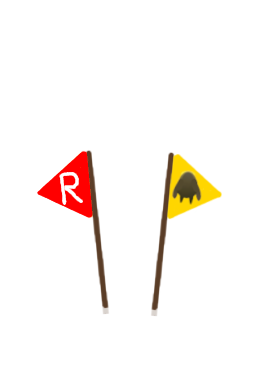
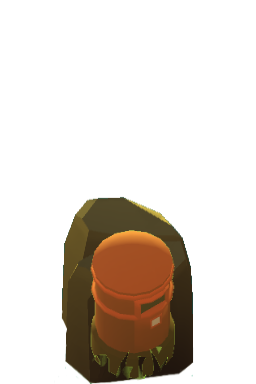
Layers edited between the first and the second (256, 384) image:
showed "Layer #2" over [90, 230, 175, 381]
added layer "Transformation" above "Pasted Layer #1" over [54, 196, 194, 384]
showed "Pasted Layer #1", painted on it over [54, 150, 194, 384]
hid "Layer #13" over [150, 152, 222, 317]
hid "Layer #12" over [37, 150, 110, 315]
